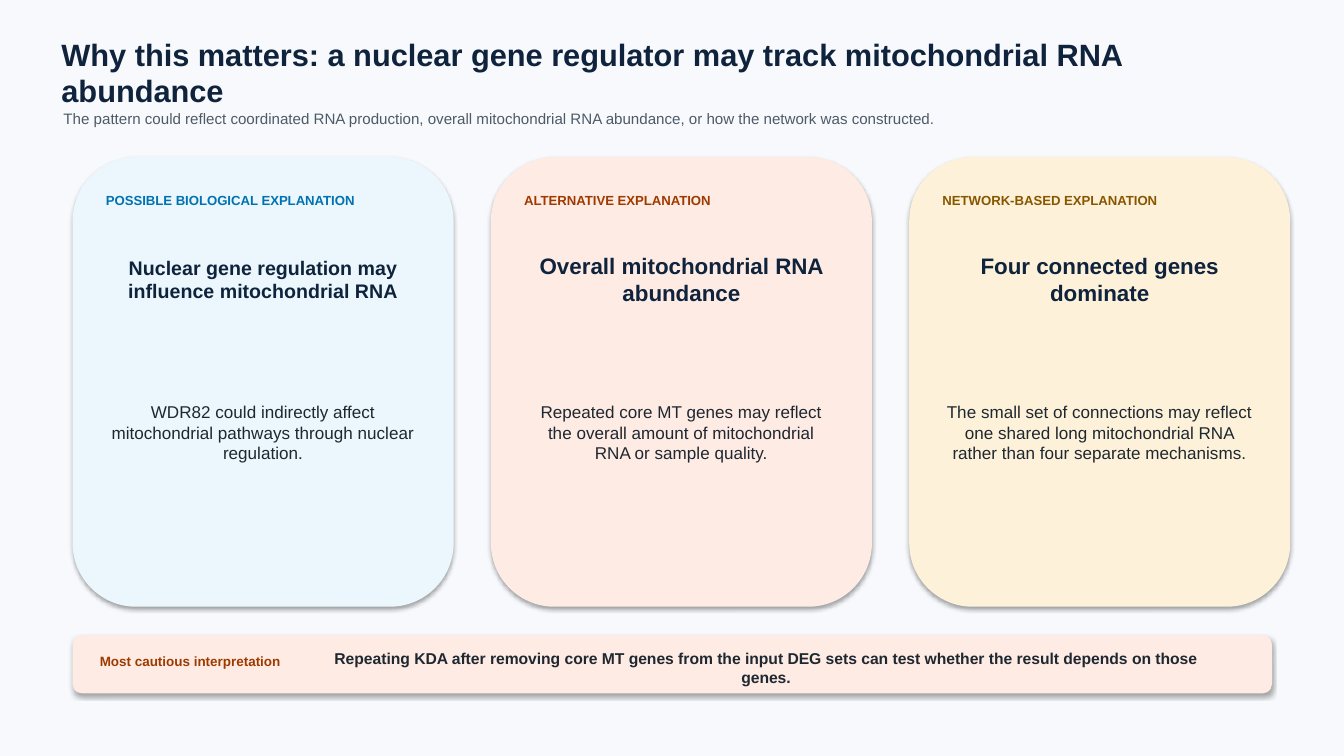
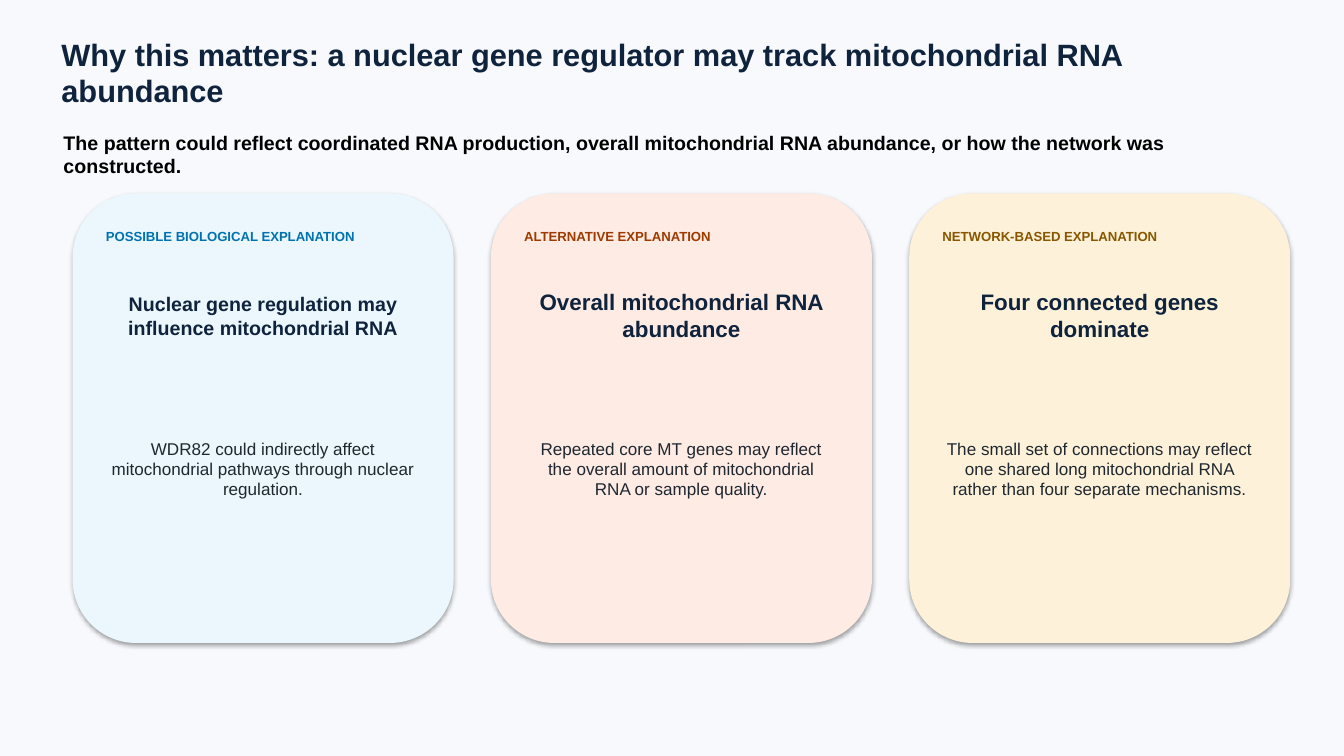
Before and after one commit to ericzhuang2010/alzheimer, a slide deck: slide 111 of docs/presentations/09162026/09162026_sex_apoe_kda_fine_broad.pptx. Drawn at 1344x756 pixels with LibreOffice and Linux fonts; fonts in the diff are those of the drawing. Boxes give left, top, right and bottom in pixels: in the first picture for what was removed or moved away, otherwise in the second. Text is boxed around its words. In the diff, an @@ line names an element or a change of style, - is before the commit and + after.

```diff
--- a/docs/presentations/09162026/09162026_sex_apoe_kda_fine_broad.pptx
+++ b/docs/presentations/09162026/09162026_sex_apoe_kda_fine_broad.pptx
@@ text "The pattern could reflect coordinated ...": place and size @@
-text "The pattern could reflect coordinated ..." at (63,113,934,127)
+text "The pattern could reflect coordinated ..." at (63,135,1164,174)
@@ text "The pattern could reflect coordinated ..." at (63,135,1164,174): size 10.8 to 14 pt, text colour #4E5A68 to #000000, bold on @@
@@ 9 texts, 3 rounded rectangles: place and size @@
-9 texts, 3 rounded rectangles at (73,157,1291,607)
+9 texts, 3 rounded rectangles at (73,194,1291,643)
@@ rounded rectangle removed at (73,635,1272,694) @@
@@ text removed at (100,656,281,669) @@
-Most cautious interpretation
@@ text removed at (334,652,1197,686) @@
-Repeating KDA after removing core MT genes from the input DEG sets can test whether the result depends on those genes.
```
Also in this commit, not shown: 33 other slides changed, 4 other files.
